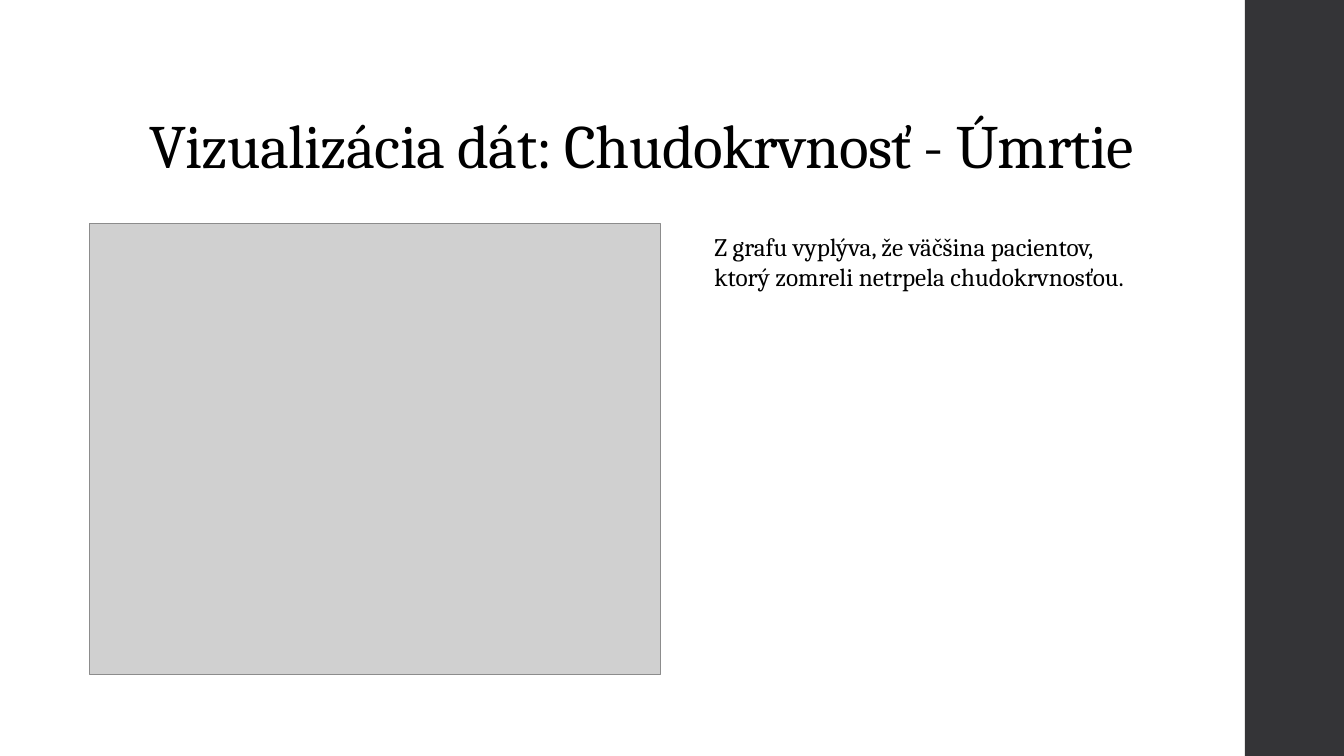
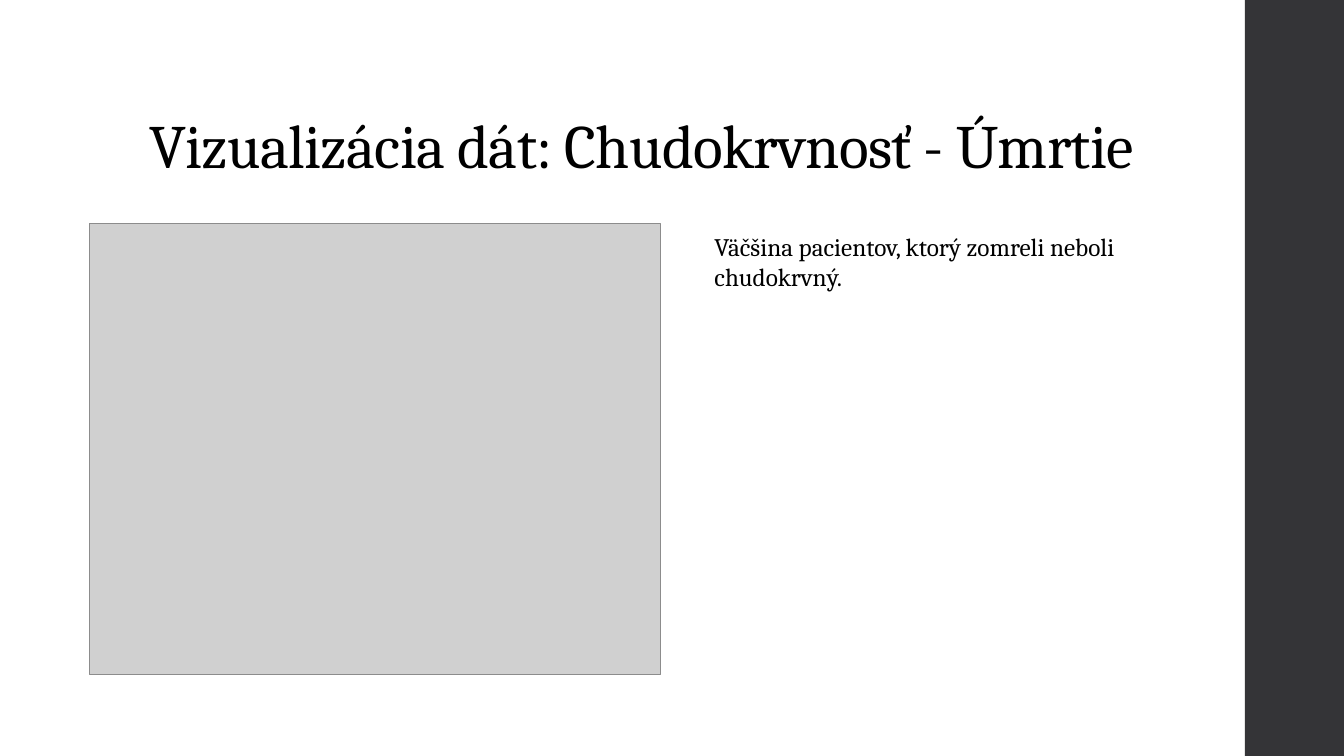
Before and after one commit to mvanko/Vanko_Martin_NS2021, a slide deck: slide 10 of Vanko Martin Predikcia zlyhania srdca.pptx (slide 11 before the commit). Drawn at 1344x756 pixels with LibreOffice and Linux fonts; fonts in the diff are those of the drawing; grey boxes stand for pictures. Boxes give left, top, right and bottom in pixels: in the first picture for what was removed or moved away, otherwise in the second. Text is boxed around its words. In the diff, an @@ line names an element or a change of style, - is before the commit and + after.

```diff
--- a/Vanko Martin Predikcia zlyhania srdca.pptx
+++ b/Vanko Martin Predikcia zlyhania srdca.pptx
@@ text at <box>714,238,1114,292</box>: text changed @@
-Z grafu vyplýva, že väčšina pacientov, ktorý zomreli netrpela chudokrvnosťou.
+Väčšina pacientov, ktorý zomreli neboli chudokrvný.
```
Also in this commit, not shown: 11 other slides changed, 10 slides added, 12 slides removed, 1 other file.
